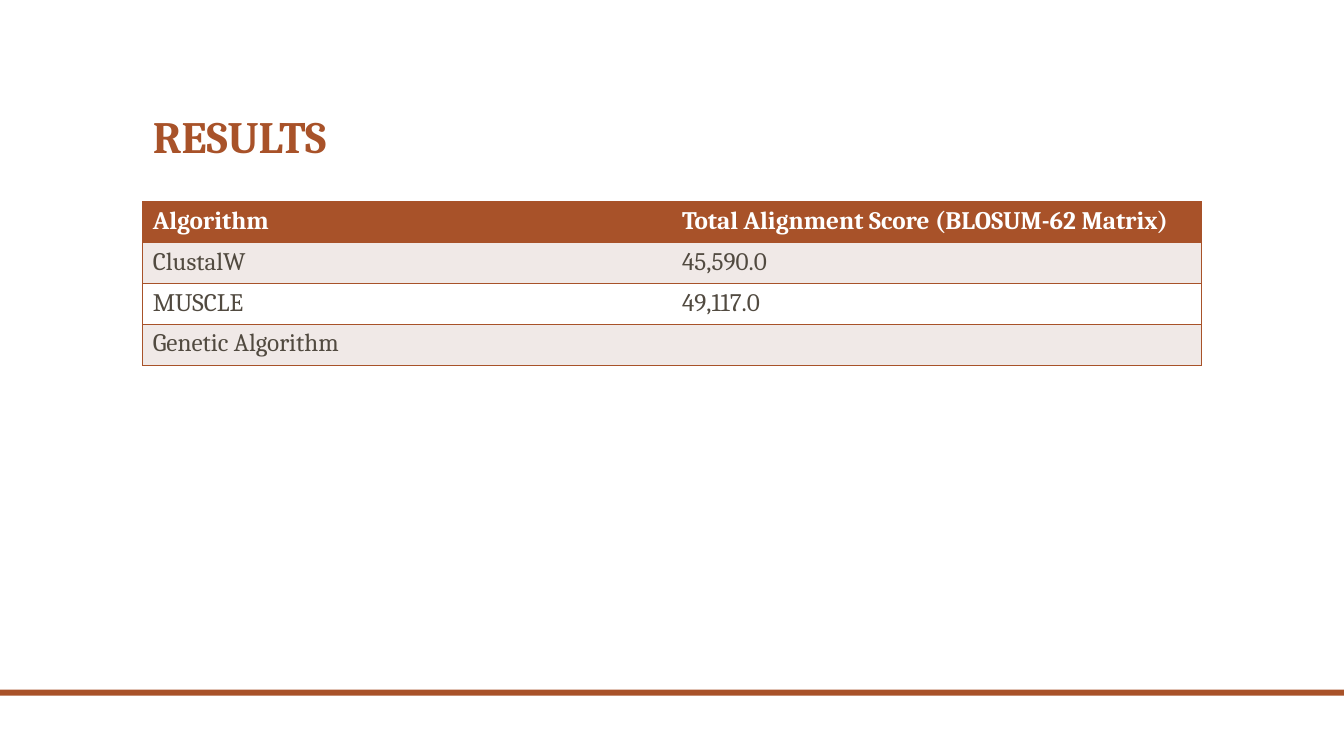
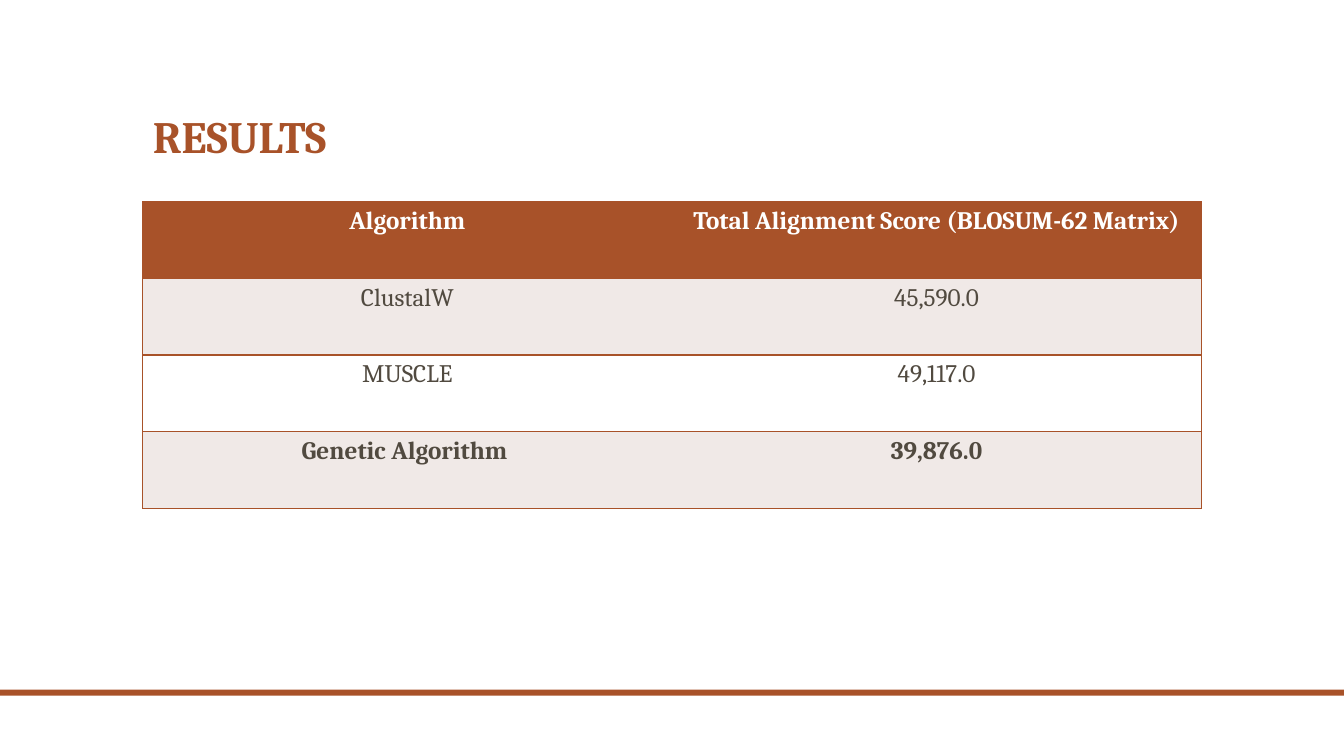
Before and after one commit to fredj5/Bioinformatics, a slide deck: slide 5 of project_slides.pptx. Drawn at 1344x756 pixels with LibreOffice and Linux fonts; fonts in the diff are those of the drawing; background and template pictures are left out. Boxes give left, top, right and bottom in pixels: in the first picture for what was removed or moved away, otherwise in the second. Text is boxed around its words. In the diff, an @@ line names an element or a change of style, - is before the commit and + after.

```diff
--- a/project_slides.pptx
+++ b/project_slides.pptx
@@ table at [143, 202, 1202, 508] @@
-row 4, column 2: 
+row 4, column 2: 39,876.0
@@ bold on in "Genetic Algorithm" @@
@@ alignment left to centre @@
```
Also in this commit, not shown: 1 other slide changed, 2 slides added, 6 other files.
